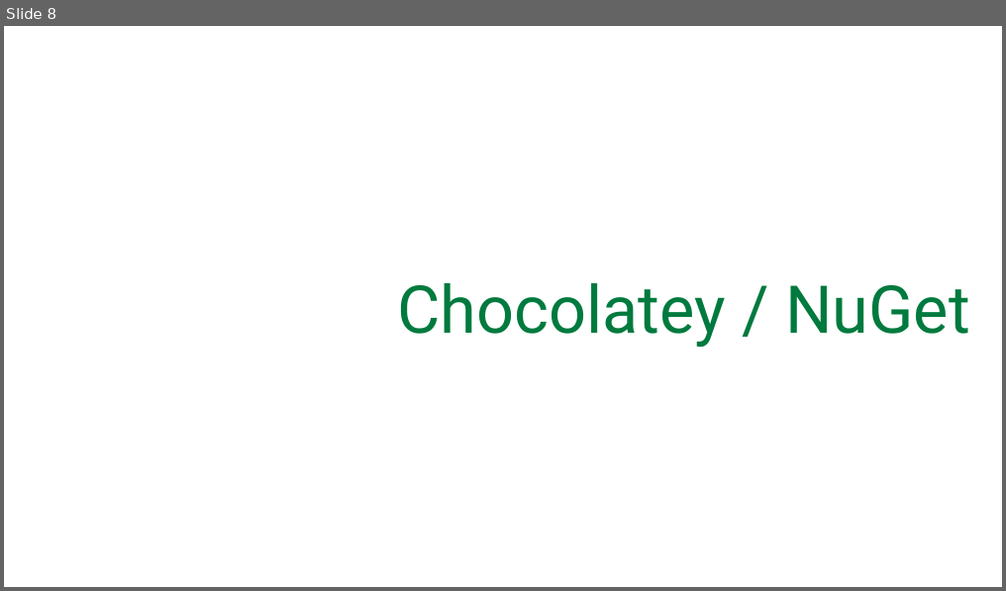
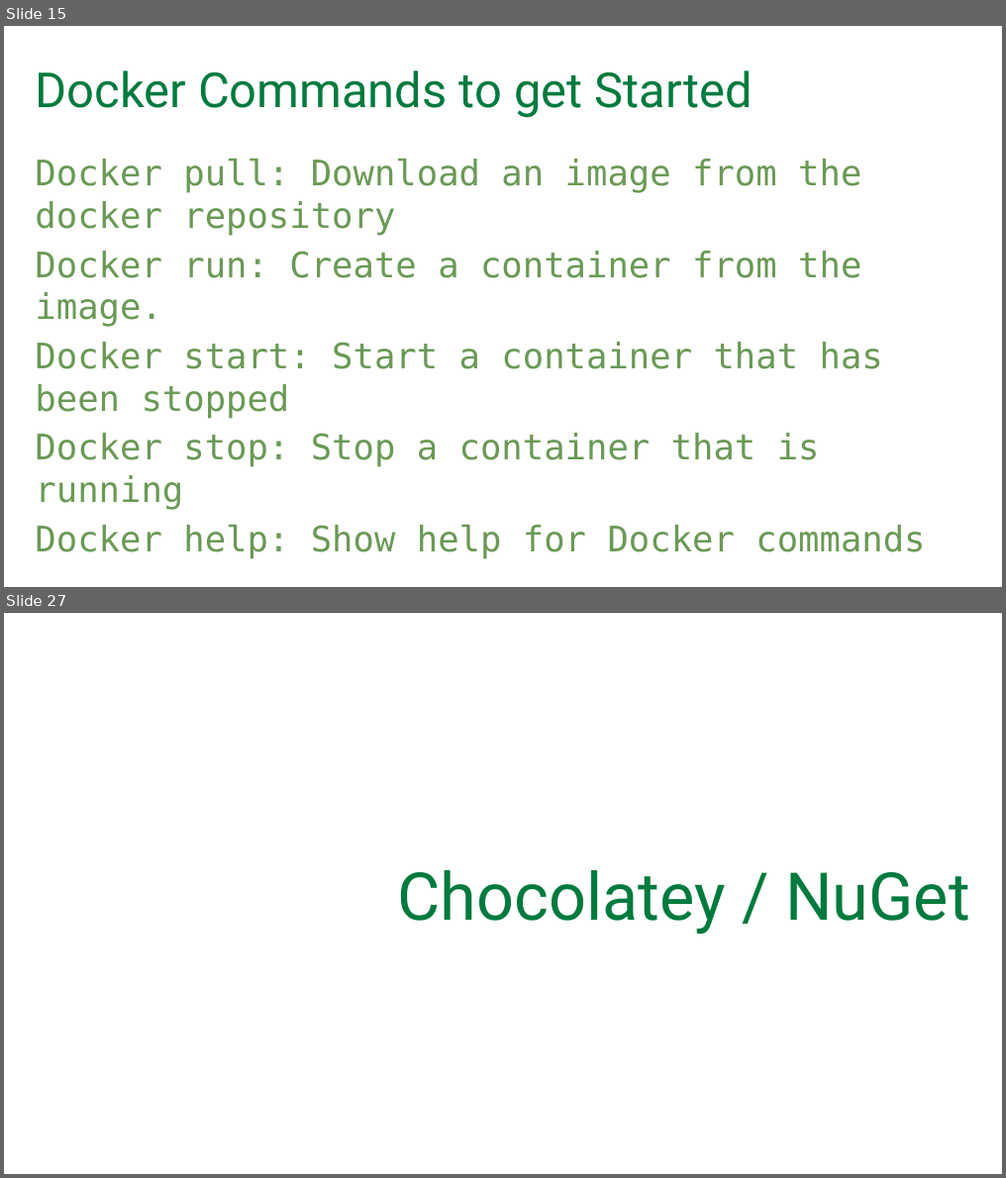
Before and after one commit to SQLPioneer/Presentations, a slide deck: Automation/EnvironmentAutomation.pptx. Shown one above the other, each under a label of ours: slide 8 before the commit, slides 15 and 27 after it; the slides between them are not shown. The pictures are 1006x591 and 1006x1178 pixels, drawn with LibreOffice and Linux fonts; fonts in the diff are those of the drawing; background and template pictures are left out. Boxes give left, top, right and bottom in pixels: in the first picture for what was removed or moved away, otherwise in the second. Text is boxed around its words. In the diff, an @@ line names an element or a change of style, - is before the commit and + after.

```diff
--- a/Automation/EnvironmentAutomation.pptx
+++ b/Automation/EnvironmentAutomation.pptx
@@ slide 15 added at box(4, 26, 1002, 587), background #FFFFFF @@
@@ title added at box(36, 71, 752, 118), 44 pt, text #007A3E @@
+Docker Commands to get Started
@@ text added at box(35, 159, 925, 559), 32 pt, text #6A9955 @@
+Docker pull: Download an image from the docker repository
+Docker run: Create a container from the image.
+Docker start: Start a container that has been stopped
+Docker stop: Stop a container that is running
+Docker help: Show help for Docker commands
@@ what was slide 8 is now slide 27 @@
```
Also in this commit, not shown: 3 slides changed, 20 other slides added.
